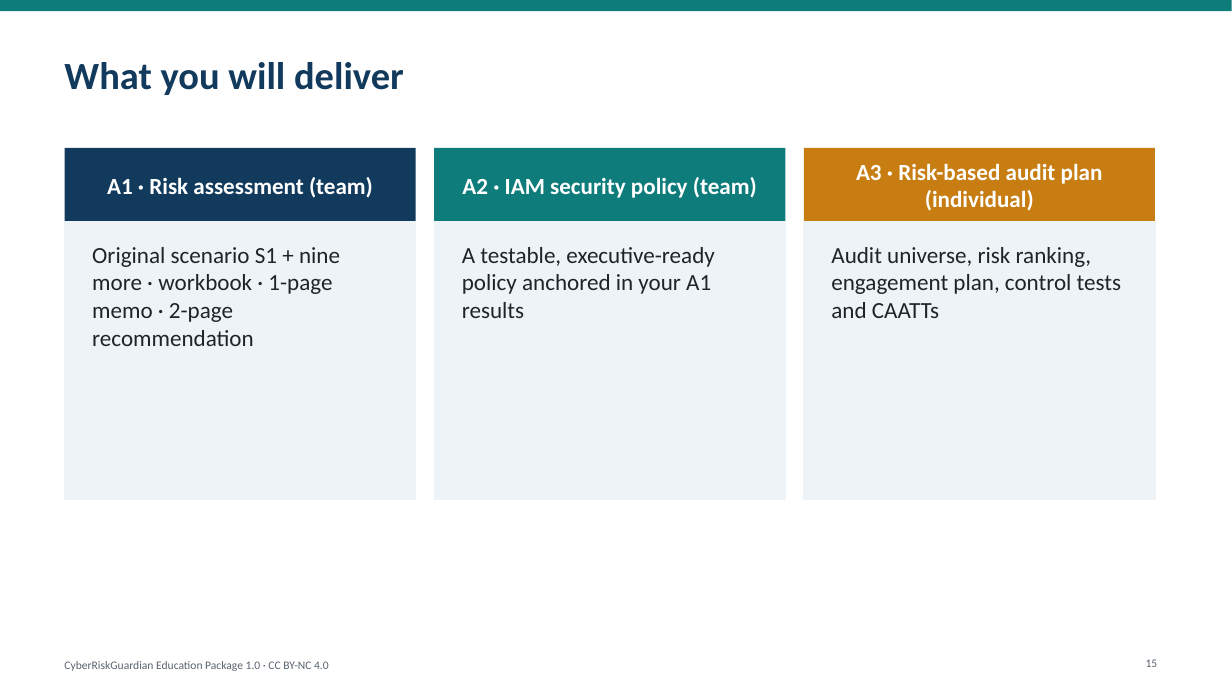
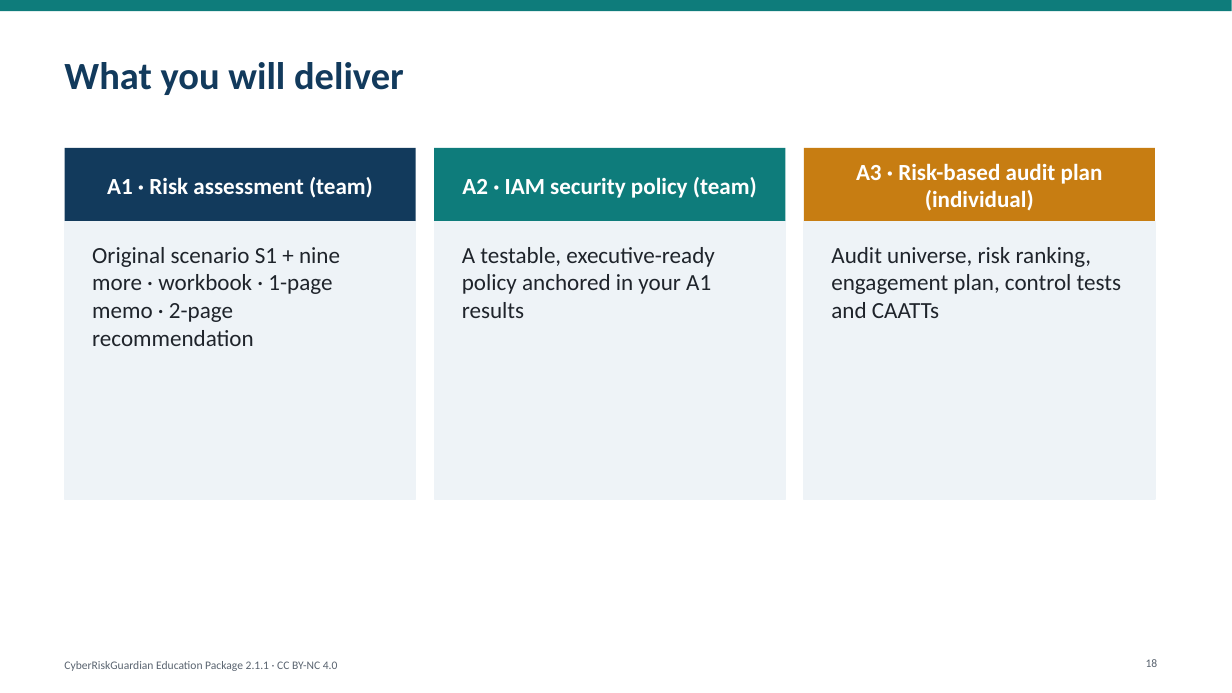
Before and after one commit to ITriskMgr/CyberRiskGuardian, a slide deck: slide 18 of education/slides/CRG_Intro_Deck_EN.pptx (slide 15 before the commit). Drawn at 1232x693 pixels with LibreOffice and Linux fonts; fonts in the diff are those of the drawing. Boxes give left, top, right and bottom in pixels: in the first picture for what was removed or moved away, otherwise in the second. Text is boxed around its words. In the diff, an @@ line names an element or a change of style, - is before the commit and + after.

```diff
--- a/education/slides/CRG_Intro_Deck_EN.pptx
+++ b/education/slides/CRG_Intro_Deck_EN.pptx
@@ page number at box(1146, 659, 1158, 667): text changed @@
-15
+18
@@ text at box(64, 661, 338, 671): text changed @@
-CyberRiskGuardian Education Package 1.0 · CC BY-NC 4.0
+CyberRiskGuardian Education Package 2.1.1 · CC BY-NC 4.0
```
Also in this commit, not shown: 15 other slides changed, 3 slides added, 29 other files.
